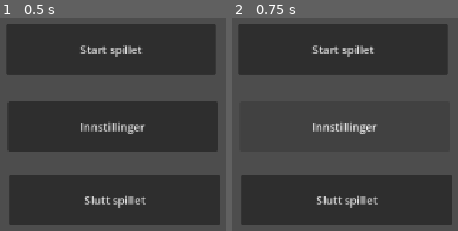
Above: before the commit, frames 1-2 (left to right).
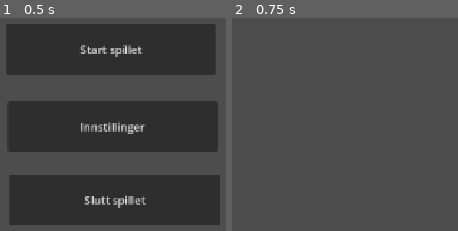
Above: after the commit, the same moments.

Repository: alsta010/shoot-the-soldier-2d
Game: Godot game, scene res://main_menu.tscn
Same seed, same stepped clock (60 frames per second), same inputs: the game is played once before the commit and once after it. Before the commit the project has no main scene; this scene is started directly in both runs.
Inputs:
- Up to frame 1 (0.5 s): no input
- Up to frame 2 (0.75 s): click "Innstillinger" at 0.5 s

Frame 1 is identical in both runs. In frame 2, 44% of the frame differs, in the area x 3-98%, y 2-98%.

Commit message:
Lagt til button manager til hovedmenyen

Diff:
--- a/main_menu.tscn
+++ b/main_menu.tscn
@@ -1,6 +1,9 @@
 [gd_scene format=3 uid="uid://0usbxopdemfj"]
 
+[ext_resource type="Script" uid="uid://bk2vfvtt20uj7" path="res://main_menu.gd" id="1_06t4h"]
+
 [node name="Main Menu" type="Node2D" unique_id=1363664140]
+script = ExtResource("1_06t4h")
 
 [node name="Button_manager" type="Control" parent="." unique_id=977176862]
 layout_mode = 3
@@ -31,3 +34,7 @@
 offset_right = 748.0
 offset_bottom = 582.0
 text = "Slutt spillet"
+
+[connection signal="pressed" from="Button_manager/Start" to="." method="_on_start_pressed"]
+[connection signal="pressed" from="Button_manager/Options" to="." method="_on_options_pressed"]
+[connection signal="pressed" from="Button_manager/Quit" to="." method="_on_quit_pressed"]
--- /dev/null
+++ b/options.tscn
@@ -0,0 +1,3 @@
+[gd_scene format=3 uid="uid://jg3r1s4iklyj"]
+
+[node name="Options" type="Node2D" unique_id=579627693]
--- a/project.godot
+++ b/project.godot
@@ -11,6 +11,7 @@
 [application]
 
 config/name="ShootTheSoldier2D"
+run/main_scene="uid://0usbxopdemfj"
 config/features=PackedStringArray("4.7", "Forward Plus")
 config/icon="res://icon.svg"
 
